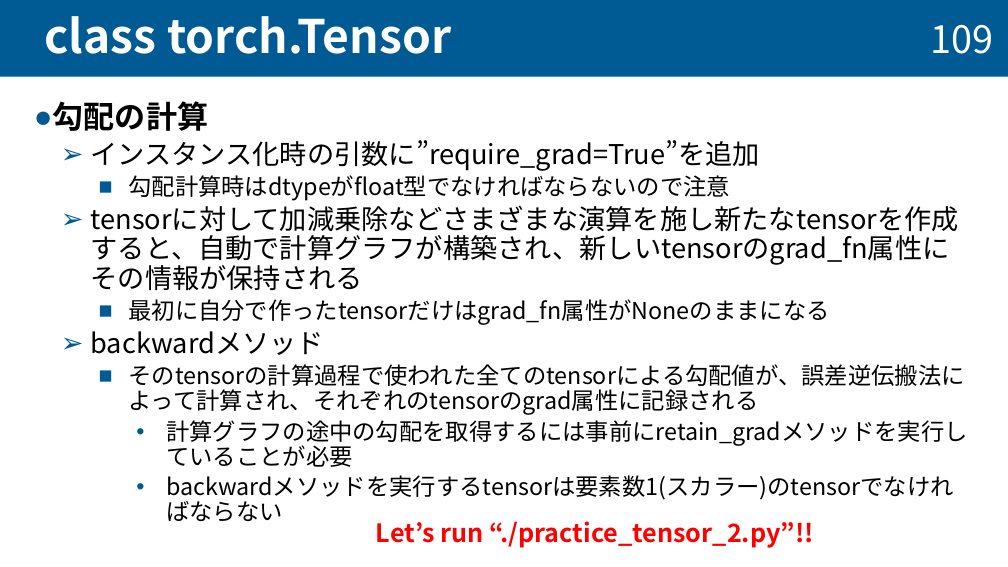
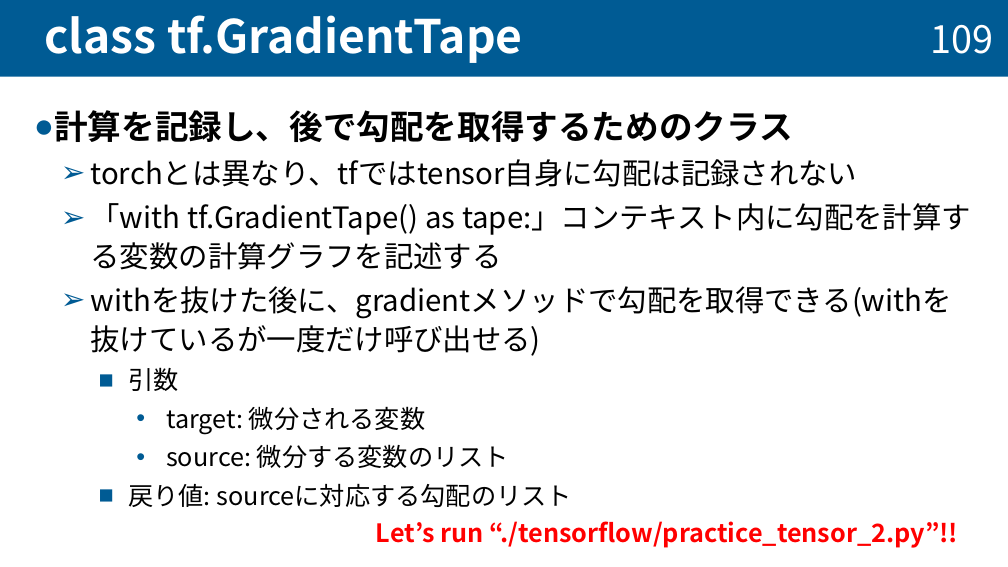
Before and after one commit to taiseifujisawa/cnn_manual_nktlab, a slide deck: slide 110 of cnn_manual.pptx. Drawn at 1008x567 pixels with LibreOffice and Linux fonts; fonts in the diff are those of the drawing. Boxes give left, top, right and bottom in pixels: in the first picture for what was removed or moved away, otherwise in the second. Text is boxed around its words. In the diff, an @@ line names an element or a change of style, - is before the commit and + after.

Commit message:
ver.1.0.0

```diff
--- a/cnn_manual.pptx
+++ b/cnn_manual.pptx
@@ title at (45, 15, 523, 63): text changed @@
-class torch.Tensor
+class tf.GradientTape
@@ text at (54, 110, 971, 507): text changed; size 22.2 to 28 pt @@
-● 勾配の計算
-  ➢ インスタンス化時の引数に”require_grad=True”を追加
-    ■ 勾配計算時はdtypeがfloat型でなければならないので注意
-  ➢ tensorに対して加減乗除などさまざまな演算を施し新たなtensorを作成すると、自動で計算グラフが構築され、新しいtensorのgrad_fn属性にその情報が保持される
-    ■ 最初に自分で作ったtensorだけはgrad_fn属性がNoneのままになる
-  ➢ backwardメソッド
-    ■ そのtensorの計算過程で使われた全てのtensorによる勾配値が、誤差逆伝搬法によって計算され、それぞれのtensorのgrad属性に記録される
-      • 計算グラフの途中の勾配を取得するには事前にretain_gradメソッドを実行していることが必要
-      • backwardメソッドを実行するtensorは要素数1(スカラー)のtensorでなければならない
+● 計算を記録し、後で勾配を取得するためのクラス
+  ➢ torchとは異なり、tfではtensor自身に勾配は記録されない
+  ➢ 「with tf.GradientTape() as tape:」コンテキスト内に勾配を計算する変数の計算グラフを記述する
+  ➢ withを抜けた後に、gradientメソッドで勾配を取得できる(withを抜けているが一度だけ呼び出せる)
+    ■ 引数
+      • target: 微分される変数
+      • source: 微分する変数のリスト
+    ■ 戻り値: sourceに対応する勾配のリスト
@@ text at (376, 521, 958, 548): text changed @@
-Let’s run “./practice_tensor_2.py”!!
+Let’s run “./tensorflow/practice_tensor_2.py”!!
```
Also in this commit, not shown: 6 other slides changed, 15 slides added, 29 slides removed.
